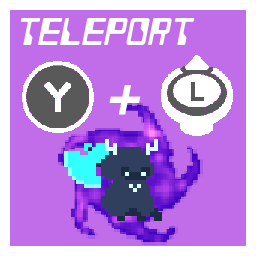
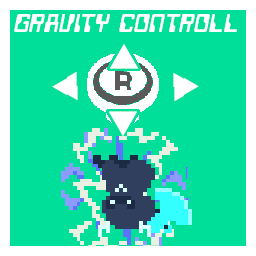
Layered file, before and after one edit (w=256, h=256). Changes by layer:
renamed "button63.png" to "ExplantGravityControll.png コピー", painted on it over [10, 10, 246, 247]
removed layer "+" over [109, 85, 141, 115]
removed layer "Player1.png" over [64, 139, 162, 221]
removed layer "TeleportEnter.png" over [58, 103, 203, 245]
removed layer "button15.png" over [161, 55, 233, 136]
removed layer "TELEPORT" over [20, 18, 195, 45]
painted on "背景" over [10, 10, 246, 246]